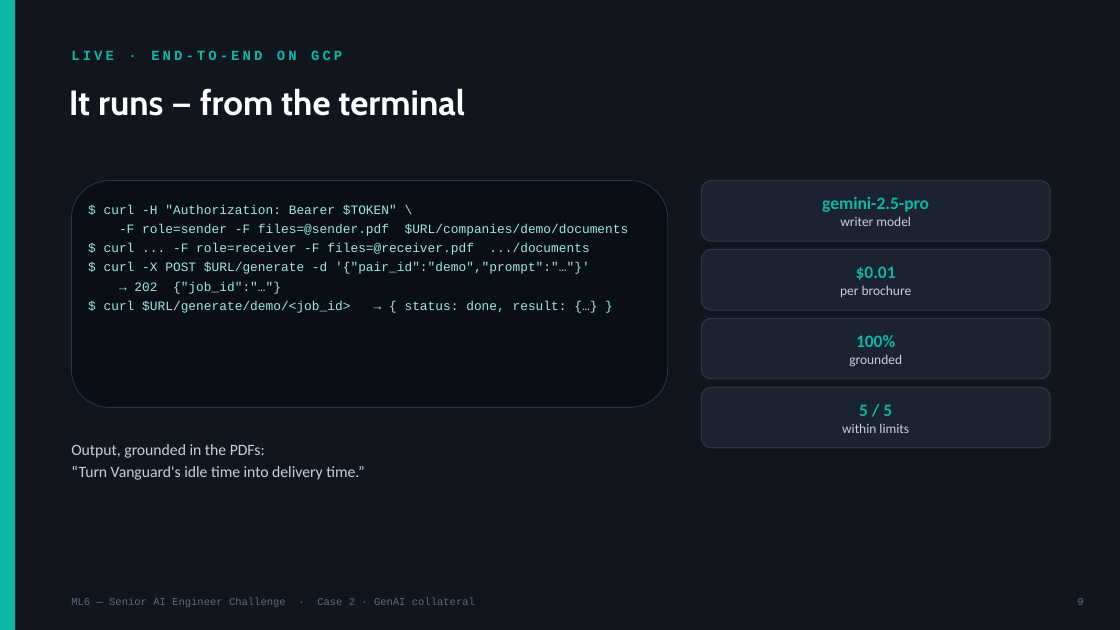
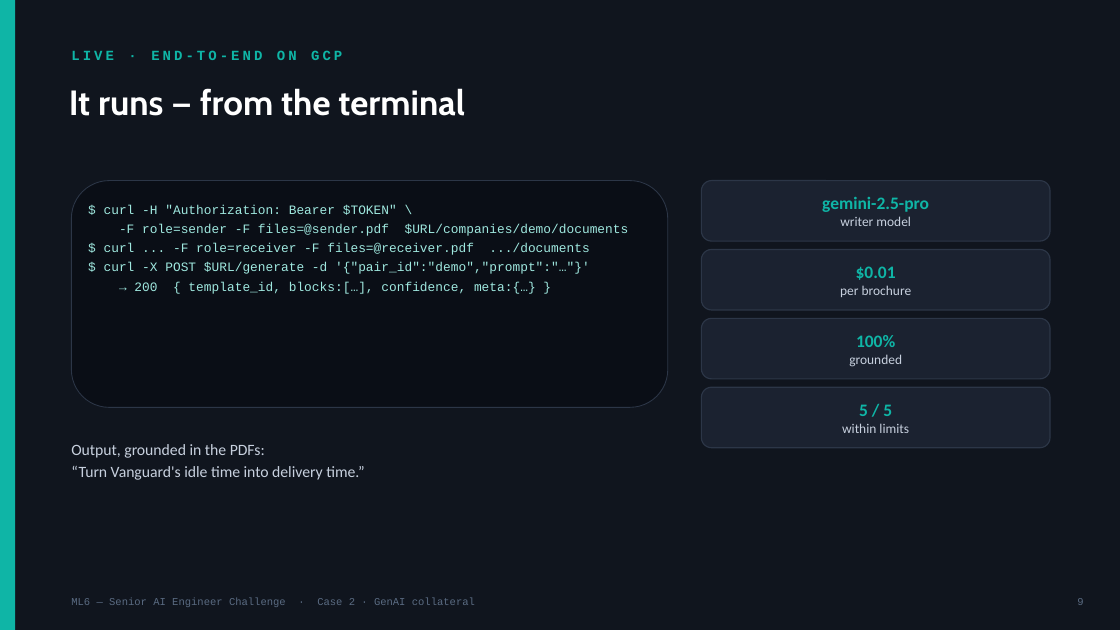
Before and after one commit to yashgpt2894/genai-marketing-collateral, a slide deck: slide 9 of Case2_GenAI_Collateral.pptx. Drawn at 1120x630 pixels with LibreOffice and Linux fonts; fonts in the diff are those of the drawing. Boxes give left, top, right and bottom in pixels: in the first picture for what was removed or moved away, otherwise in the second. Text is boxed around its words. In the diff, an @@ line names an element or a change of style, - is before the commit and + after.

Commit message:
Match the brief's two-endpoint contract: sync /generate + drop custom-template CRUD
- POST /generate is now synchronous: returns the ArticleJSON (200), the brief's contract (one POST to upload, one POST to generate -> JSON). ?async=true keeps the 202 + poll path for long/bursty jobs; GET /generate/{pair}/{job} is optional. Idempotency-Key reuses the same result.
- Removed custom-template CRUD (GET/POST/PUT/DELETE /templates) + store methods; the 4 built-in layouts remain (selected via template_id), UI lists them statically.
- UI uses the sync response (no polling); deploy.sh --timeout 600 for the blocking model call.
- Synced README, ARCHITECTURE, openapi.json, Postman (trimmed to the brief flow); deck updated to the sync contract. 47 tests passing.

```diff
--- a/Case2_GenAI_Collateral.pptx
+++ b/Case2_GenAI_Collateral.pptx
@@ text at (134, 281, 536, 294): text changed @@
-→ 202 {"job_id":"…"}
-$ curl $URL/generate/demo/<job_id> → { status: done, result: {…} }
+→ 200 { template_id, blocks:[…], confidence, meta:{…} }
```
Also in this commit, not shown: 4 other slides changed, 1 slide added, 15 other files.
